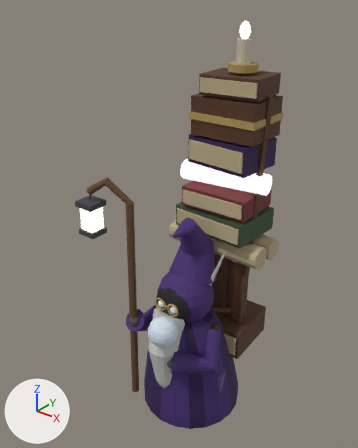
A saved change to the glTF model art/shopkeepers/folio/export/folio.glb.
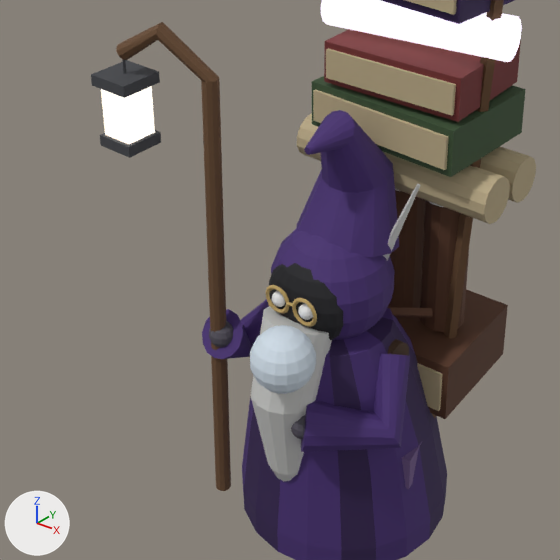
There are two pictures of each version: one whole from a 50 mm lens placed at (1.158, -1.546, 1.893), pointed at (-0.1, 0.026, 0.918), one close up on the part from 9% to 81% of the width and 37% to 95% of the height. The lights are fixed; the arrows at lower left show +X, +Y and +Z. The first two pictures are the older version. Vertices at exactly the same position are counted once.

Script lines for the objects in view, before the commit:
```python
me_folio = bpy.data.meshes.new('folio')
me_folio.from_pydata(...)  # 1972 vertices, 3704 faces; spans x -0.45..0.26, y -0.33..0.35, z 0.0..1.77
# faces by material slot: [2708, 384, 176, 156, 280]
me_folio.materials.append(mat_cloth)
me_folio.materials.append(mat_metal)
me_folio.materials.append(mat_emissive)
me_folio.materials.append(mat_accent)
me_folio.materials.append(mat_accent_glow)
ob_folio = bpy.data.objects.new('folio', me_folio)
ob_folio.location = (0.0, 0.0, 0.0)
```
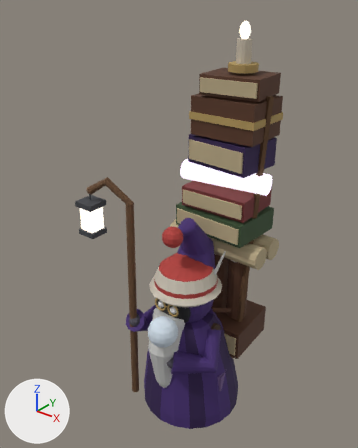
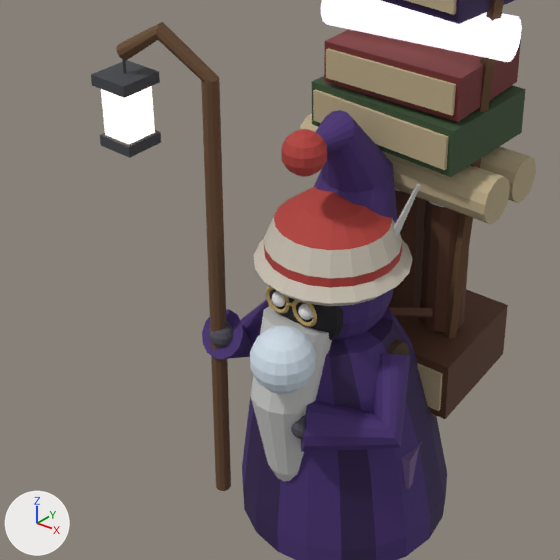
Boxes (x1, y1, x2, y2) around the edits, measured in the close-ups (560 x 560 px):
part 1 of me_folio, added (red)
    after: (281, 129, 327, 177)
part 2 of me_folio, added
    after: (264, 186, 403, 288)
part 3 of me_folio, built on
    before: (270, 285, 310, 305)
    after: (253, 239, 413, 306)

The change in detail:
me_folio is used by ob_folio; location (0.0, 0.0, 0.0).
me_folio had 1972 vertices, 3704 faces and spanned x -0.45..0.26, y -0.33..0.35, z 0.0..1.77.
me_folio now has 2219 vertices, 4190 faces and spans x -0.45..0.26, y -0.33..0.35, z 0.0..1.77.
me_folio part 1: a new loose piece, a UV sphere (14 segments, 7 rings, poles along z) spanning x -0.044..0.044, y -0.183..-0.097, z 0.905..0.995, in mat_cloth.
me_folio part 2: a new loose piece of 81 vertices spanning x -0.14..0.14, y -0.19..0.09, z 0.67..0.83, in mat_cloth.
Part 3, on me_folio:
12 faces are deleted.
1 vertex moves within x 0.04, y -0.19, z 0.65.
80 vertices are added at x -0.16..0.16, y -0.21..0.11, z 0.65..0.69.
160 new faces join them, mat_cloth.
12 new faces join them, mat_metal.
